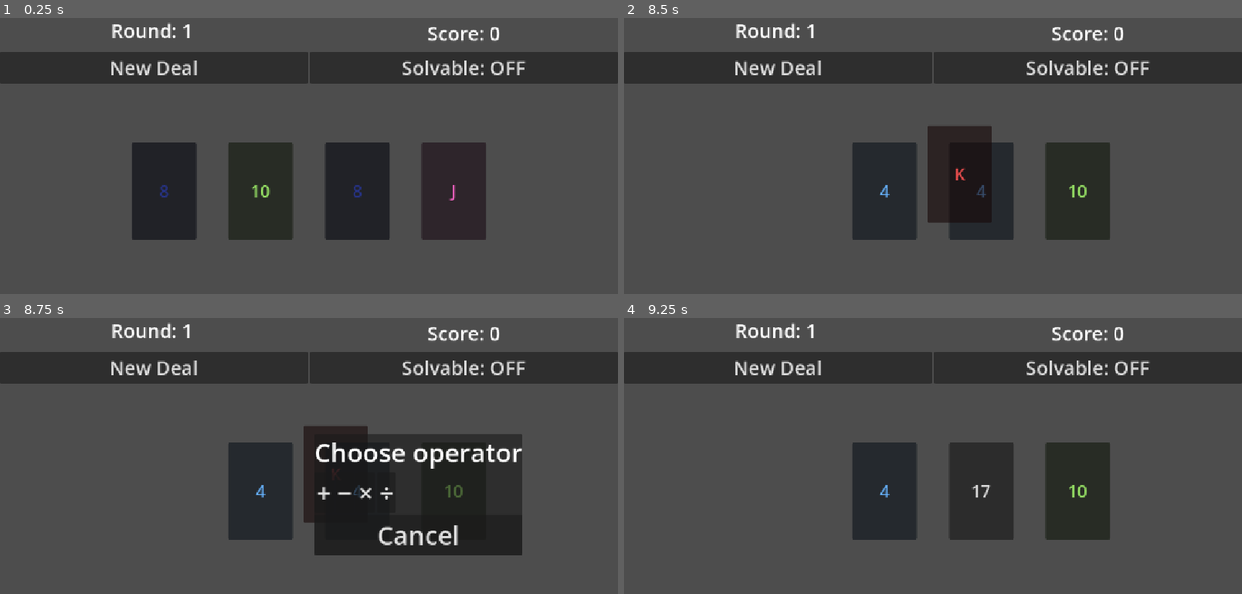
Above: before the commit, frames 1-4 (two rows, left to right).
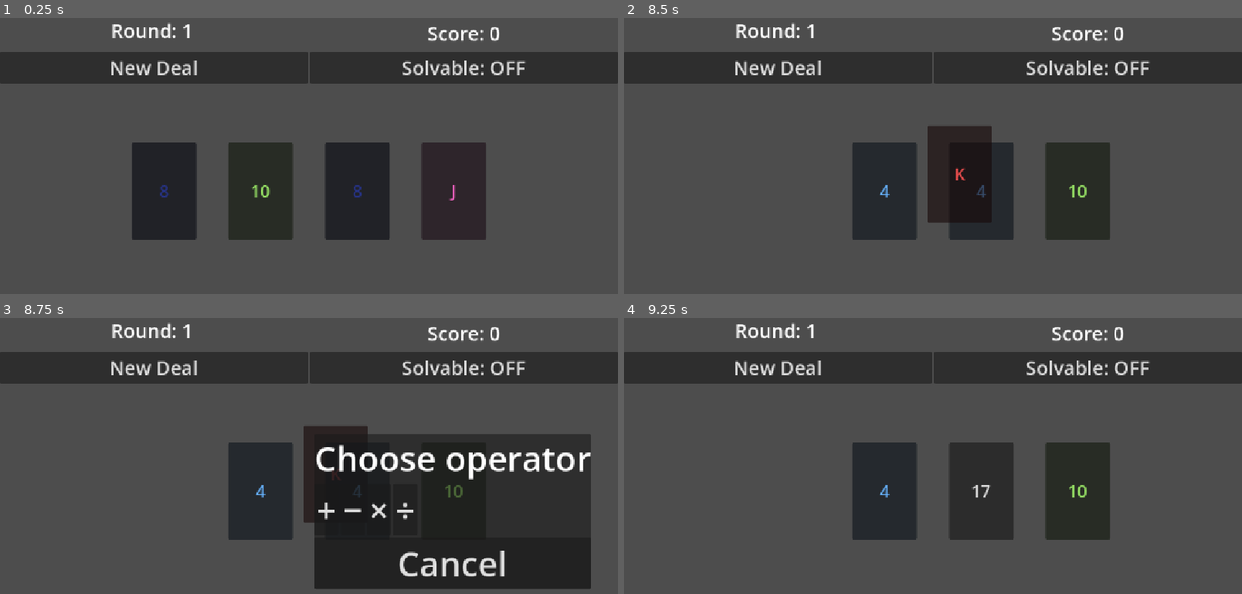
Above: after the commit, the same moments.

Repository: sky-q-xu/card-24
Game: Godot game, scene res://scenes/main.tscn
Two runs of this game, one before a commit and one after it. Both use one fixed random seed, a clock stepped at 60 frames per second and the inputs below.
Inputs (mouse positions are in pixels of both pictures, inside the frame that each line leads up to):
- Up to frame 1 (0.25 s): no input
- Up to frame 2 (8.5 s): click "New Deal" at 0.5 s; click "New Deal" at 1.25 s; click "Solvable: OFF" at 2 s; click "Solvable: ON" at 2.75 s; click "Solvable: OFF" at 3.5 s; click "Solvable: ON" at 4.25 s; click "New Deal" at 5 s; click "Solvable: OFF" at 5.75 s; click "Solvable: ON" at 6.5 s; tap Enter at 7.25 s; move the mouse to (1068, 172) at 7.27 s; click (1068, 172) at 7.42 s; tap Space at 8 s; drag from (809, 208) to (982, 191) at 8.02 s
- Up to frame 3 (8.75 s): no input
- Up to frame 4 (9.25 s): click "+" at 8.75 s

Frames 1-2 are identical in both runs. In frame 3, 13% of the frame differs, in the area x 50-96%, y 42-99%; in frame 4, nothing differs.

Commit message:
Increase operator popup font size to 64px
Co-Authored-By: Claude Sonnet 4.6 <noreply@anthropic.com>

Diff:
--- a/scenes/operator_popup.tscn
+++ b/scenes/operator_popup.tscn
@@ -15,7 +15,7 @@
 
 [node name="Label" type="Label" parent="PanelContainer/VBoxContainer"]
 layout_mode = 2
-theme_override_font_sizes/font_size = 48
+theme_override_font_sizes/font_size = 64
 text = "Choose operator"
 horizontal_alignment = 1
 
@@ -24,27 +24,27 @@
 
 [node name="ButtonPlus" type="Button" parent="PanelContainer/VBoxContainer/HBoxContainer"]
 layout_mode = 2
-theme_override_font_sizes/font_size = 48
+theme_override_font_sizes/font_size = 64
 text = "+"
 
 [node name="ButtonMinus" type="Button" parent="PanelContainer/VBoxContainer/HBoxContainer"]
 layout_mode = 2
-theme_override_font_sizes/font_size = 48
+theme_override_font_sizes/font_size = 64
 text = "−"
 
 [node name="ButtonMul" type="Button" parent="PanelContainer/VBoxContainer/HBoxContainer"]
 layout_mode = 2
-theme_override_font_sizes/font_size = 48
+theme_override_font_sizes/font_size = 64
 text = "×"
 
 [node name="ButtonDiv" type="Button" parent="PanelContainer/VBoxContainer/HBoxContainer"]
 layout_mode = 2
-theme_override_font_sizes/font_size = 48
+theme_override_font_sizes/font_size = 64
 text = "÷"
 
 [node name="ButtonCancel" type="Button" parent="PanelContainer/VBoxContainer"]
 layout_mode = 2
-theme_override_font_sizes/font_size = 48
+theme_override_font_sizes/font_size = 64
 text = "Cancel"
 
 [connection signal="pressed" from="PanelContainer/VBoxContainer/HBoxContainer/ButtonPlus" to="." method="_on_button_pressed" binds=["+"]]
